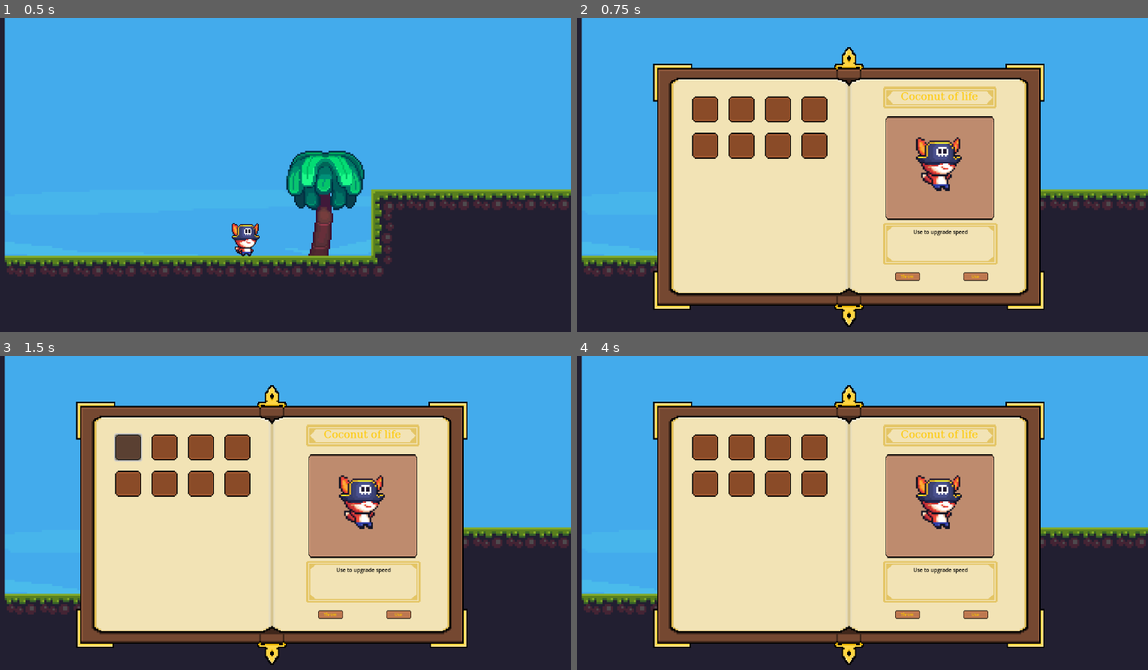
Above: before the commit, frames 1-4 (two rows, left to right).
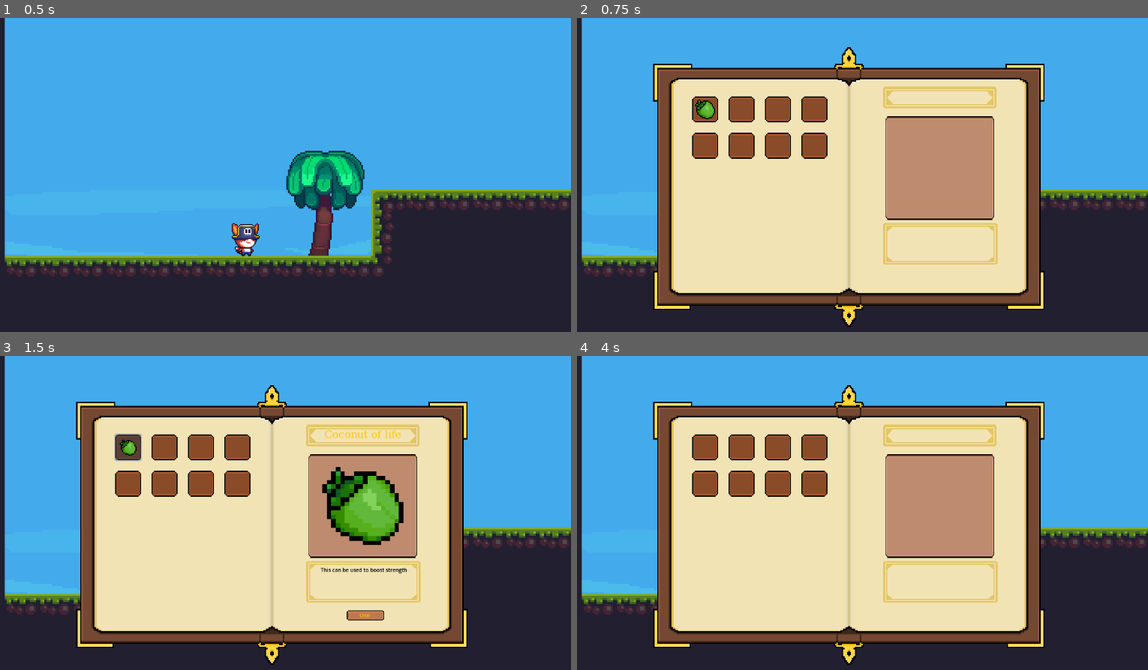
Above: after the commit, the same moments.

Repository: LieuNhuBaoHuy/game-platform
Game: Godot game, scene res://Scene/MyMap/Map3.tscn
Two runs of this game, one before a commit and one after it. Both use one fixed random seed, a clock stepped at 60 frames per second and the inputs below.
Inputs (mouse positions are in pixels of both pictures, inside the frame that each line leads up to):
- Up to frame 1 (0.5 s): no input
- Up to frame 2 (0.75 s): hold D (move_right) from 0.53 s (still down); hold O (OpenBag) from 0.53 s (still down)
- Up to frame 3 (1.5 s): tap Space (jump) at 0.77 s; release D (move_right) at 1.25 s; release O (OpenBag) at 1.25 s; click (125, 447) at 1.27 s
- Up to frame 4 (4 s): click "Use" at 2 s; click (908, 613) at 2.75 s, where only the run before the commit has a clickable "Throw"; tap Enter at 3.5 s; hold D (move_right) from 3.53 s (still down); tap X (CloseBag) at 3.6 s; tap Space (jump) at 3.77 s; tap O (OpenBag) at 3.8 s

Frame 1 is identical in both runs. In frame 2, 1.6% of the frame differs, in the area x 20-73%, y 23-84%; in frame 3, 3.4%, in the area x 21-73%, y 23-85%; in frame 4, 1.5%.

Commit message:
Xong logic thêm đồ và hiển thị UI sử dụng đồ

Diff:
--- /dev/null
+++ b/foxy_adventure/Resources/Items/Coconut.tres
@@ -0,0 +1,13 @@
+[gd_resource type="Resource" script_class="Object_Data" load_steps=3 format=3 uid="uid://dsn3uvcnbrfei"]
+
+[ext_resource type="Texture2D" uid="uid://coudm0xtfv8" path="res://Assets/Objects/coconut.png" id="1_ulx82"]
+[ext_resource type="Script" uid="uid://cvd6160ujjt3w" path="res://Scripts/Resource/Object/Object.gd" id="1_xxobt"]
+
+[resource]
+script = ExtResource("1_xxobt")
+IDObject = 0
+ObjectName = "Coconut of life"
+ObjectImage = ExtResource("1_ulx82")
+ObjectDescription = "This can be used to boost strength"
+CanBeUse = true
+metadata/_custom_type_script = "uid://cvd6160ujjt3w"
--- /dev/null
+++ b/foxy_adventure/Resources/Items/Coconut2.tres
@@ -0,0 +1,15 @@
+[gd_resource type="Resource" script_class="Buff_Object" load_steps=3 format=3 uid="uid://bghwgofw3nmq3"]
+
+[ext_resource type="Texture2D" uid="uid://coudm0xtfv8" path="res://Assets/Objects/coconut.png" id="1_v4je1"]
+[ext_resource type="Script" uid="uid://vom357j0sjcg" path="res://Scripts/Resource/Object/Buff_Object.gd" id="1_wblhq"]
+
+[resource]
+script = ExtResource("1_wblhq")
+value = 20.0
+buff_type = 1
+IDObject = 2
+ObjectName = "Coconut of life"
+ObjectImage = ExtResource("1_v4je1")
+ObjectDescription = "This can be used to boost strength"
+CanBeUse = true
+metadata/_custom_type_script = "uid://vom357j0sjcg"
--- a/foxy_adventure/Resources/Items/glasses.tres
+++ b/foxy_adventure/Resources/Items/glasses.tres
@@ -6,4 +6,5 @@
 script = ExtResource("1_5cdtd")
 IDObject = 0
 ObjectName = ""
+ObjectDescription = ""
 metadata/_custom_type_script = "uid://cvd6160ujjt3w"
--- a/foxy_adventure/Resources/Items/sword.tres
+++ b/foxy_adventure/Resources/Items/sword.tres
@@ -6,4 +6,5 @@
 script = ExtResource("1_kodv8")
 IDObject = 0
 ObjectName = ""
+ObjectDescription = ""
 metadata/_custom_type_script = "uid://cvd6160ujjt3w"
--- a/foxy_adventure/Scene/MyMap/Game_MyMap_Controller.gd
+++ b/foxy_adventure/Scene/MyMap/Game_MyMap_Controller.gd
@@ -4,8 +4,11 @@
 static var instance: Game_MyMap_Controller
 
 @export var player_camera: Camera2D
+@export var player_instance: BaseCharacter
 
 func _ready() -> void:
+	player_instance = get_parent().get_node("Player") as BaseCharacter
+
 	_SetCamera()
 	_SetCameraLimit(327, -100, 517, 10000000000)
 
--- /dev/null
+++ b/foxy_adventure/Scene/MyMap/InitializeScene.tscn
@@ -0,0 +1,9 @@
+[gd_scene load_steps=4 format=3 uid="uid://bn5nwrsyrl831"]
+
+[ext_resource type="Script" uid="uid://dty3pri0m8jbk" path="res://Scripts/Dictionary/ObjectDictionary.gd" id="1_cadhk"]
+[ext_resource type="Script" uid="uid://cvd6160ujjt3w" path="res://Scripts/Resource/Object/Object.gd" id="2_co3ix"]
+[ext_resource type="Resource" uid="uid://bghwgofw3nmq3" path="res://Resources/Items/Coconut2.tres" id="3_co3ix"]
+
+[node name="InitializeScene" type="Node2D"]
+script = ExtResource("1_cadhk")
+item_resources = Array[ExtResource("2_co3ix")]([ExtResource("3_co3ix")])
--- a/foxy_adventure/Scene/MyMap/Map3.tscn
+++ b/foxy_adventure/Scene/MyMap/Map3.tscn
@@ -9,6 +9,7 @@
 [ext_resource type="Script" uid="uid://b2b3nx3fj8bsa" path="res://Scene/MyMap/Game_MyMap_Controller.gd" id="7_f8k3n"]
 [ext_resource type="Script" uid="uid://ddgedvj6syk73" path="res://Scene/MyMap/UI_MyMapController.gd" id="8_gcswg"]
 [ext_resource type="PackedScene" uid="uid://c2muns85ie6fd" path="res://Scene/UI/InventoryPanel.tscn" id="9_ljvg8"]
+[ext_resource type="PackedScene" uid="uid://bqqdx5wfv8j4b" path="res://Scene/Objects/DeathZone.tscn" id="10_fnmxj"]
 
 [node name="Map3" type="Node2D"]
 
@@ -17,11 +18,11 @@
 
 [node name="World" type="TileMapLayer" parent="."]
 position = Vector2(583, 358)
-tile_map_data = PackedByteArray("AAD//wIAAAABAAAAAAAAAAIAAAA …(6079 unchanged characters)… ABAAEAAAD4//P/AAABAAEAAAD4//T/AAABAAEAAAA=")
+tile_map_data = PackedByteArray("AAD//wIAAAABAAAAAAAAAAIAAAA …(6079 unchanged characters)… ABAAEAAAD4//P/AAABAAEAAAD4//T/AAABAAEAAAD4//H/AAABAAEAAAA=")
 tile_set = ExtResource("1_27og2")
 
 [node name="Player" parent="." instance=ExtResource("1_m7dex")]
-push_force = 20.0
+push_force = 0.0
 
 [node name="ParallaxBackground" type="ParallaxBackground" parent="."]
 
@@ -47,10 +48,22 @@
 [node name="GameController" type="Node2D" parent="."]
 script = ExtResource("7_f8k3n")
 
-[node name="UIController" type="Node2D" parent="." node_paths=PackedStringArray("InventoryPanel")]
+[node name="UIController" type="Node2D" parent="." node_paths=PackedStringArray("InventoryPanel", "ObjectName", "ObjectAva", "ObjectDes", "UseButton", "InventoryParent")]
 process_mode = 3
 script = ExtResource("8_gcswg")
 InventoryPanel = NodePath("../InventoryPanel")
+ObjectName = NodePath("../InventoryPanel/UI_Panel/TextureRect/FrameText/NameObject")
+ObjectAva = NodePath("../InventoryPanel/UI_Panel/TextureRect/ObjectAvaFrame/TextureRect")
+ObjectDes = NodePath("../InventoryPanel/UI_Panel/TextureRect/DescriptionFrame/Label")
+UseButton = NodePath("../InventoryPanel/UI_Panel/TextureRect/UseButton")
+InventoryParent = NodePath("../InventoryPanel/UI_Panel/TextureRect")
 
 [node name="InventoryPanel" parent="." instance=ExtResource("9_ljvg8")]
 visible = false
+
+[node name="DeathZone" parent="." instance=ExtResource("10_fnmxj")]
+position = Vector2(-74, 457)
+scale = Vector2(5, 1)
+
+[editable path="InventoryPanel"]
+[editable path="InventoryPanel/UI_Panel/TextureRect/Control"]
--- a/foxy_adventure/Scene/MyMap/UI_MyMapController.gd
+++ b/foxy_adventure/Scene/MyMap/UI_MyMapController.gd
@@ -5,6 +5,18 @@
 
 #Declare
 @export var InventoryPanel: CanvasLayer
+@export var ObjectName: Label
+@export var ObjectAva: TextureRect
+@export var ObjectDes: Label
+@export var UseButton: Button
+@export var InventoryParent: TextureRect #chua cac nut bam
+
+func _ready() -> void:
+	# BẮT TÍN HIỆU: Đăng ký lắng nghe sự kiện (Tương đương EventSystem.inventory_slot_pressed += OpenUI bên Unity)
+	EventSystem.inventory_slot_pressed.connect(_on_inventory_slot_pressed)
+
+	# test
+	InventorySystem.AddInventory(InitializeScene.get_item_by_id(KeyData.Coconut))
 
 func _enter_tree() -> void:
 	# Cấp quyền giám đốc UI khi Map được load
@@ -17,6 +29,8 @@
 	# Từ chức khi chuyển Map
 	if instance == self:
 		instance = null
+	if EventSystem.inventory_slot_pressed.is_connected(_on_inventory_slot_pressed):
+		EventSystem.inventory_slot_pressed.disconnect(_on_inventory_slot_pressed)
 
 
 func _showInventoryPanel(state: bool):
@@ -29,7 +43,59 @@
 func _unhandled_input(event: InputEvent) -> void:
 	if event.is_action_pressed("OpenBag"):
 		_showInventoryPanel(true)
+		reset_object_detail()
+		load_inventory_to_ui()
 		get_tree().paused = true
 	else: if event.is_action_pressed("CloseBag"):
 		_showInventoryPanel(false)
 		get_tree().paused = false
+
+
+func _on_inventory_slot_pressed(data: Object_Data) -> void:
+	#hien thi UI
+	if (data.CanBeUse):
+		UseButton.show()
+	ObjectName.text = data.ObjectName
+	ObjectDes.text = data.ObjectDescription
+	ObjectAva.texture = data.ObjectImage
+	# truyen nut bam vao day
+	UseButton.pressed.connect(func(): UseButton_Click(data))
+	pass
+
+
+func reset_object_detail() -> void:
+	ObjectName.text = ""
+	ObjectAva.texture = null
+	ObjectDes.text = ""
+	UseButton.hide()
+
+func load_inventory_to_ui() -> void:
+# lay danh sach vat pham
+	var all_items = InventorySystem.get_all_items()
+
+	print ("Danh sách vật phẩm: " , all_items.size())
+
+	var ui_slots = InventoryParent.get_children()
+
+	for i in range(ui_slots.size()):
+		var slot_node = ui_slots[i]
+
+		var real_button = slot_node.get_node_or_null("Frame/Button")
+
+		if real_button is InventorySlot:
+			print("-> Đã tìm thấy nút thành công tại ô số: ", i) # <--- THÊM DÒNG NÀY ĐỂ KIỂM TRA
+			if i < all_items.size():
+				var item_data = all_items[i] as Object_Data
+				real_button._setup(item_data)
+				print ("Vật phẩm tại ô này là: ", item_data.IDObject)
+			else:
+				print("Không có vật phẩm")
+				real_button._setup(null)
+
+func UseButton_Click(data: Object_Data) -> void:
+	if (data):
+		data._use(Game_MyMap_Controller.instance.player_instance)
+		# dung xong thi xoa vat the
+		InventorySystem.RemoveInventoryByData(data)
+		reset_object_detail()
+		load_inventory_to_ui()
--- a/foxy_adventure/Scene/UI/InventoryPanel.tscn
+++ b/foxy_adventure/Scene/UI/InventoryPanel.tscn
@@ -9,6 +9,9 @@
 [ext_resource type="Texture2D" uid="uid://c0kdjp8vyj6du" path="res://Assets/Inventory/Button1.png" id="7_f6fnf"]
 
 [sub_resource type="FontFile" id="FontFile_mceei"]
+subpixel_positioning = 0
+msdf_pixel_range = 14
+msdf_size = 128
 cache/0/20/0/ascent = 0.0
 cache/0/20/0/descent = 0.0
 cache/0/20/0/underline_position = 0.0
@@ -174,28 +177,13 @@
 text = "Use to upgrade speed"
 horizontal_alignment = 1
 
-[node name="ThrowButton" type="Button" parent="UI_Panel/TextureRect"]
-layout_mode = 0
-offset_left = 490.0
-offset_top = 466.0
-offset_right = 538.0
-offset_bottom = 482.0
-theme_override_colors/font_color = Color(1, 0.788235, 0.00392157, 1)
-theme_override_font_sizes/font_size = 8
-theme_override_styles/focus = SubResource("StyleBoxEmpty_sp6lc")
-theme_override_styles/hover = SubResource("StyleBoxEmpty_xy6pw")
-theme_override_styles/pressed = SubResource("StyleBoxEmpty_7nw3k")
-theme_override_styles/normal = SubResource("StyleBoxEmpty_tbi77")
-text = "Throw"
-icon = ExtResource("7_f6fnf")
-icon_alignment = 1
-
 [node name="UseButton" type="Button" parent="UI_Panel/TextureRect"]
 layout_mode = 0
-offset_left = 621.0
+offset_left = 545.0
 offset_top = 466.0
-offset_right = 669.0
+offset_right = 593.0
 offset_bottom = 482.0
+scale = Vector2(1.5, 1.2)
 theme_override_colors/font_color = Color(1, 0.788235, 0.00392157, 1)
 theme_override_font_sizes/font_size = 8
 theme_override_styles/focus = SubResource("StyleBoxEmpty_sp6lc")
--- /dev/null
+++ b/foxy_adventure/Scene/UI/InventorySlot.gd
@@ -0,0 +1,33 @@
+extends Button
+
+class_name InventorySlot
+
+# lưu trữ dữ liệu
+@export var Data: Object_Data
+
+
+
+func _click() -> void:
+	if (Data):
+		#phat tin hieu hien thi UI
+		EventSystem.inventory_slot_pressed.emit(Data)
+
+
+func _setup(data: Object_Data) -> void:
+	if not is_node_ready():
+		await ready
+
+	if data:
+		Data = data
+		icon = Data.ObjectImage
+		self.pressed.connect(_on_pressed)
+	else:
+		self.hide()
+
+
+
+
+func _on_pressed() -> void:
+	if (Data):
+		#phat tin hieu hien thi UI
+		EventSystem.inventory_slot_pressed.emit(Data)
--- a/foxy_adventure/Scene/UI/InventorySlot.tscn
+++ b/foxy_adventure/Scene/UI/InventorySlot.tscn
@@ -1,6 +1,7 @@
-[gd_scene load_steps=3 format=3 uid="uid://cjc83s4kc5au0"]
+[gd_scene load_steps=4 format=3 uid="uid://cjc83s4kc5au0"]
 
 [ext_resource type="Texture2D" uid="uid://dyipo0gbwame8" path="res://Assets/Inventory/Button.png" id="1_ce5md"]
+[ext_resource type="Script" uid="uid://birqfu3y4om5e" path="res://Scene/UI/InventorySlot.gd" id="2_d8qlf"]
 
 [sub_resource type="StyleBoxTexture" id="StyleBoxTexture_ce5md"]
 
@@ -35,3 +36,8 @@
 grow_horizontal = 2
 grow_vertical = 2
 theme_override_styles/normal = SubResource("StyleBoxTexture_ce5md")
+icon_alignment = 1
+expand_icon = true
+script = ExtResource("2_d8qlf")
+
+[connection signal="pressed" from="Frame/Button" to="Frame/Button" method="_on_pressed"]
--- /dev/null
+++ b/foxy_adventure/Scripts/DataKey/KeyData.gd
@@ -0,0 +1,5 @@
+extends Node
+
+class_name KeyData
+
+static var Coconut: int = 2
--- /dev/null
+++ b/foxy_adventure/Scripts/Dictionary/ObjectDictionary.gd
@@ -0,0 +1,29 @@
+extends Node
+
+
+# Mảng này sẽ hiện ngoài Inspector để bạn kéo thả các file .tres vào
+@export var item_resources: Array[Object_Data] = []
+
+# Dictionary dùng để tra cứu bằng ID (chạy ngầm)
+var database = {}
+
+func _ready() -> void:
+	# Khi game vừa khởi động, tự động nạp mảng kéo thả vào Dictionary
+	build_database()
+
+func build_database() -> void:
+	database.clear()
+	for item in item_resources:
+		if item != null:
+			# Lấy IDObject trong Resource làm Key, và chính cục Resource làm Value
+			database[item.IDObject] = item
+			print("Id vật phẩm: ", item.IDObject )
+	print("ItemDatabase: Đã nạp thành công ", database.size(), " vật phẩm vào kho!")
+
+# HÀM TRA CỨU: Nhập IDObject trả về Object_Data
+func get_item_by_id(id: int) -> Object_Data:
+	if database.has(id):
+		return database[id]
+	else:
+		push_warning("ItemDatabase: Không tìm thấy vật phẩm có ID = ", id)
+		return null
--- /dev/null
+++ b/foxy_adventure/Scripts/Event/EventSystem.gd
@@ -0,0 +1,3 @@
+extends Node
+
+signal inventory_slot_pressed(item_data: Object_Data)
--- a/foxy_adventure/Scripts/Inventory/InventorySystem.gd
+++ b/foxy_adventure/Scripts/Inventory/InventorySystem.gd
@@ -6,6 +6,17 @@
 func AddInventory(data: Object_Data):
 	ListObject[data.IDObject] = data
 
+func RemoveInventoryByData(data: Object_Data) -> bool:
+	if data == null:
+		return false
+
+	if ListObject.has(data.IDObject):
+		ListObject.erase(data.IDObject)
+		print("InventorySystem: Đã xóa vật phẩm: ", data.ObjectName)
+		return true
+	else:
+		push_warning("InventorySystem: Không tìm thấy vật phẩm này để xóa: ", data.ObjectName)
+		return false
 
 func CheckObjectInInventory(id: int) -> bool:
 	if ListObject.has(id):
@@ -19,3 +30,6 @@
 		return ListObject[id]
 	else:
 		return null
+
+func get_all_items() -> Array:
+	return ListObject.values()
--- /dev/null
+++ b/foxy_adventure/Scripts/Resource/Object/Buff_Object.gd
@@ -0,0 +1,22 @@
+extends Object_Data
+
+class_name Buff_Object
+
+enum BuffType { SPEED, PUSH, BLOOD }
+
+@export_group("Value")
+@export var value: float
+@export  var buff_type: BuffType
+
+
+
+func _use(player: BaseCharacter) -> void:
+	match buff_type:
+		BuffType.SPEED:
+			pass
+		BuffType.PUSH:
+			if (player):
+				player.push_force += value
+		BuffType.BLOOD:
+			pass
+	pass
--- a/foxy_adventure/Scripts/Resource/Object/Object.gd
+++ b/foxy_adventure/Scripts/Resource/Object/Object.gd
@@ -5,3 +5,8 @@
 @export var IDObject: int
 @export var ObjectName: String
 @export var ObjectImage: Texture2D
+@export var ObjectDescription: String
+@export var CanBeUse: bool
+
+func _use(player: BaseCharacter) -> void:
+	pass
--- a/foxy_adventure/project.godot
+++ b/foxy_adventure/project.godot
@@ -19,6 +19,8 @@
 
 InventorySystem="*res://Scripts/Inventory/InventorySystem.gd"
 GameManager="*res://Scripts/GameManager.gd"
+EventSystem="*res://Scripts/Event/EventSystem.gd"
+InitializeScene="*res://Scene/MyMap/InitializeScene.tscn"
 
 [editor_plugins]
 
Binary file added: foxy_adventure/Assets/Objects/coconut.png
Not shown, added: foxy_adventure/Assets/Objects/coconut.png.import
Not shown: 1 places in foxy_adventure/Scene/MyMap/Map3.tscn that only renumber resources
Not shown, added: foxy_adventure/Scene/UI/InventorySlot.gd.uid
Not shown, added: foxy_adventure/Scripts/DataKey/KeyData.gd.uid
Not shown, added: foxy_adventure/Scripts/Dictionary/ObjectDictionary.gd.uid
Not shown, added: foxy_adventure/Scripts/Event/EventSystem.gd.uid
Not shown, added: foxy_adventure/Scripts/Resource/Object/Buff_Object.gd.uid
